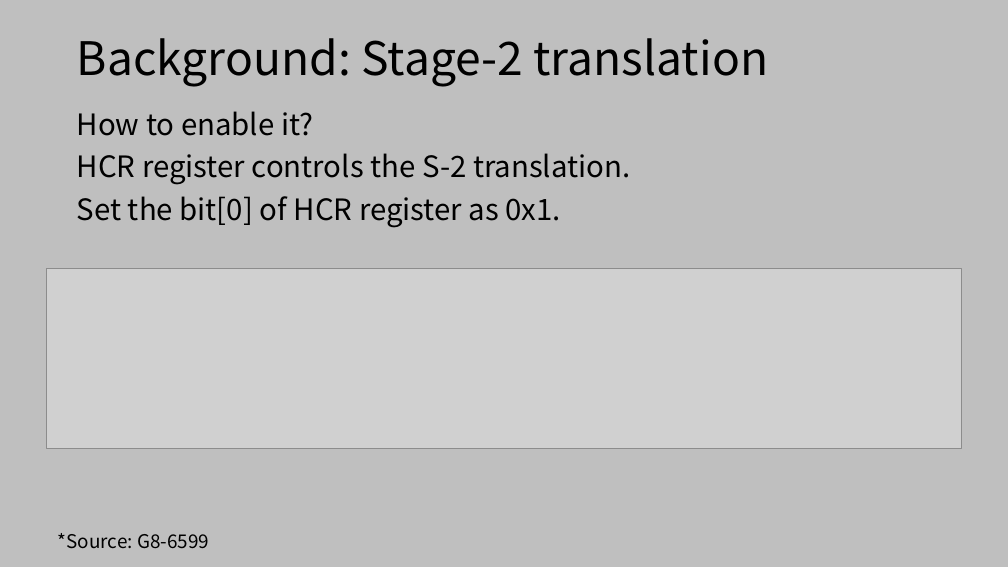
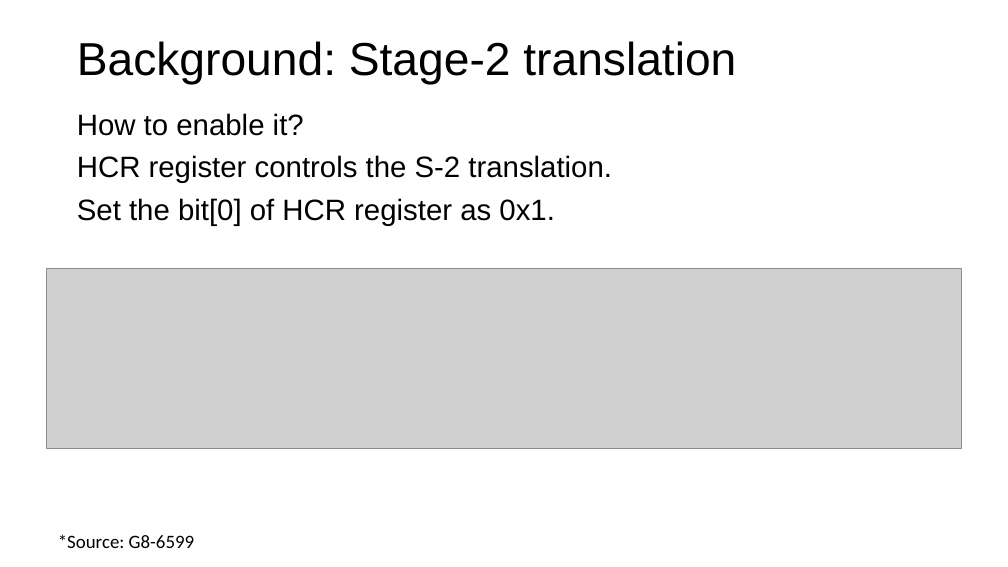
Before and after one commit to Compass-All/nailgun-teaching, a slide deck: slide 12 of defense-lab/NailgunDefense.pptx. Drawn at 1008x567 pixels with LibreOffice and Linux fonts; fonts in the diff are those of the drawing; grey boxes stand for pictures; background and template pictures are left out. Boxes give left, top, right and bottom in pixels: in the first picture for what was removed or moved away, otherwise in the second. Text is boxed around its words. In the diff, an @@ line names an element or a change of style, - is before the commit and + after.

```diff
--- a/defense-lab/NailgunDefense.pptx
+++ b/defense-lab/NailgunDefense.pptx
@@ background #BFBFBF to picture (left out) @@
@@ title "Background: Stage-2 translation" at (x1=77, y1=41, x2=736, y2=85): font Noto Sans CJK SC to Arial @@
@@ text "How to enable it?" at (x1=77, y1=113, x2=612, y2=225): font Noto Sans CJK SC to Arial @@
@@ text "*Source: G8-6599" at (x1=58, y1=534, x2=195, y2=548): font Noto Sans CJK SC to Calibri @@
```
Also in this commit, not shown: 34 other slides changed.
